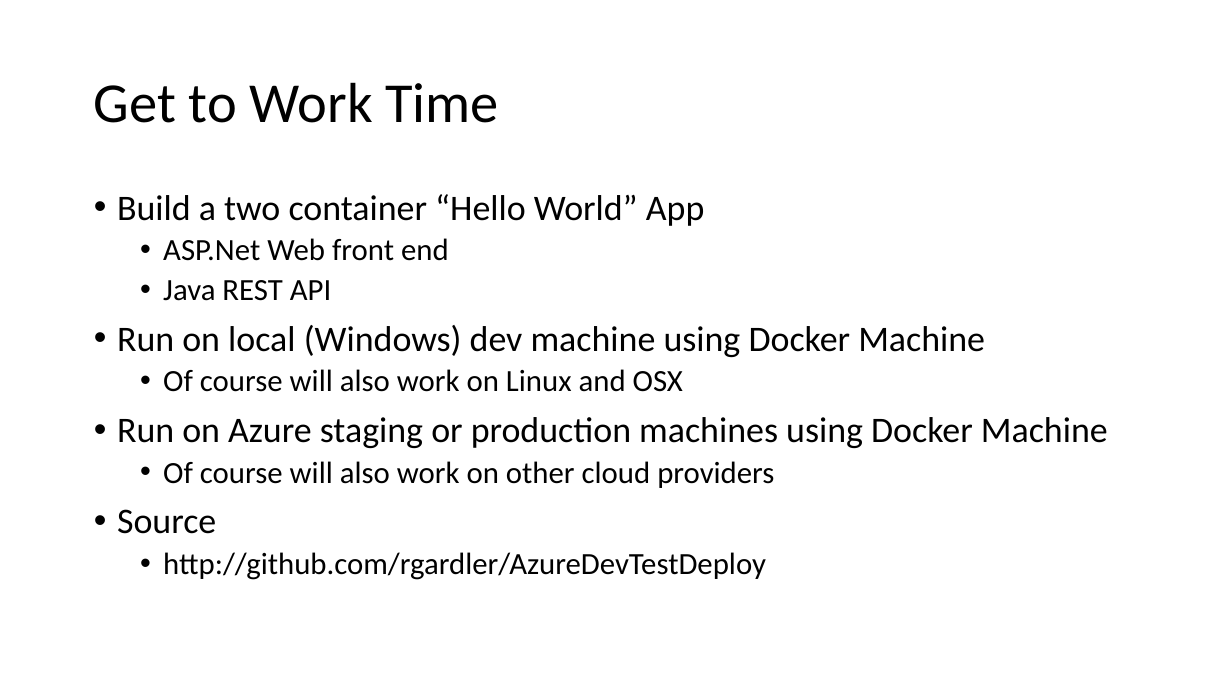
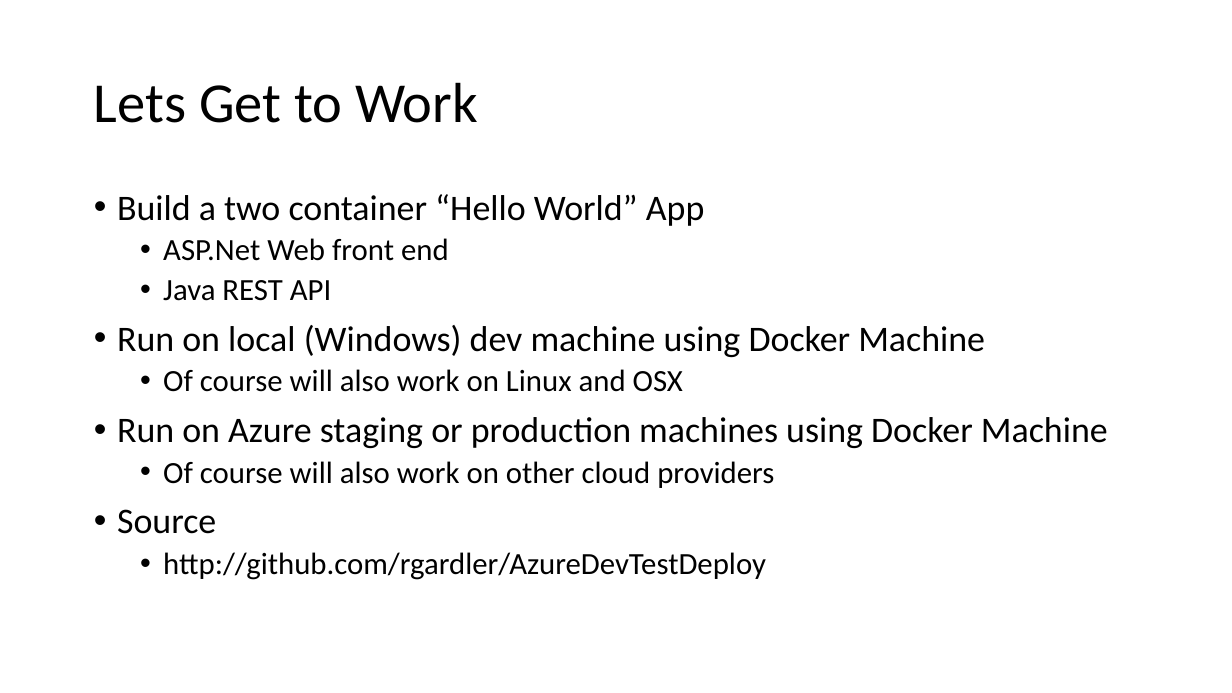
Before and after one commit to tvsnarayana/AzureDevTestDeploy, a slide deck: slide 11 of docs/tutorial.pptx. Drawn at 1232x693 pixels with LibreOffice and Linux fonts; fonts in the diff are those of the drawing. Boxes give left, top, right and bottom in pixels: in the first picture for what was removed or moved away, otherwise in the second. Text is boxed around its words. In the diff, an @@ line names an element or a change of style, - is before the commit and + after.

Commit message:
some minor tweaks to slide wording

```diff
--- a/docs/tutorial.pptx
+++ b/docs/tutorial.pptx
@@ title at (x1=94, y1=82, x2=478, y2=123): text changed @@
-Get to Work Time
+Lets Get to Work
```
Also in this commit, not shown: 1 other slide changed, 1 slide added.
